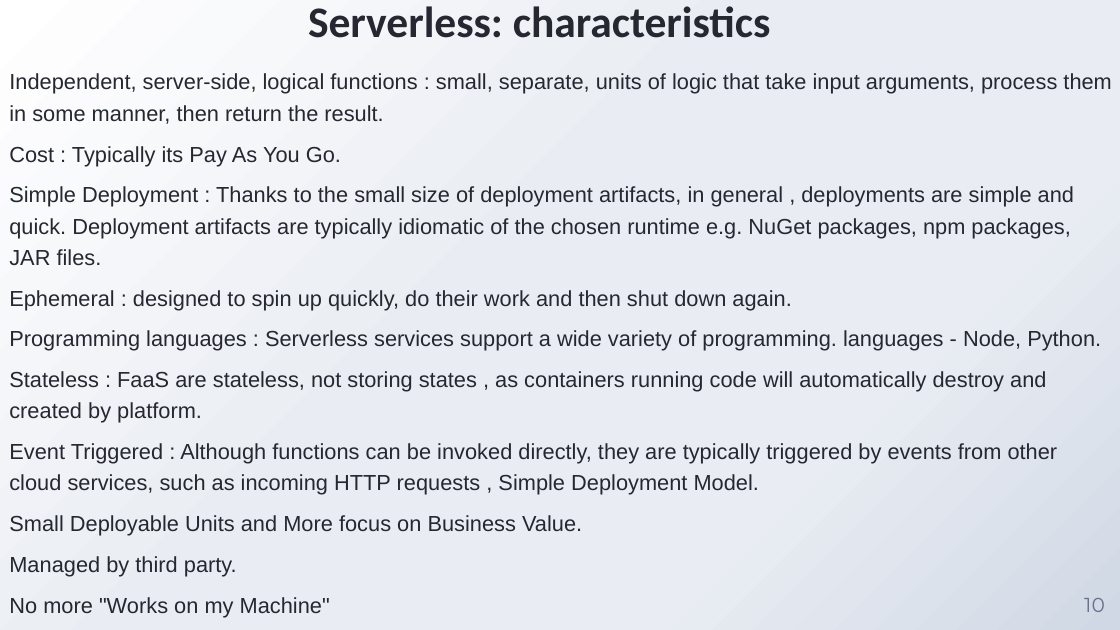
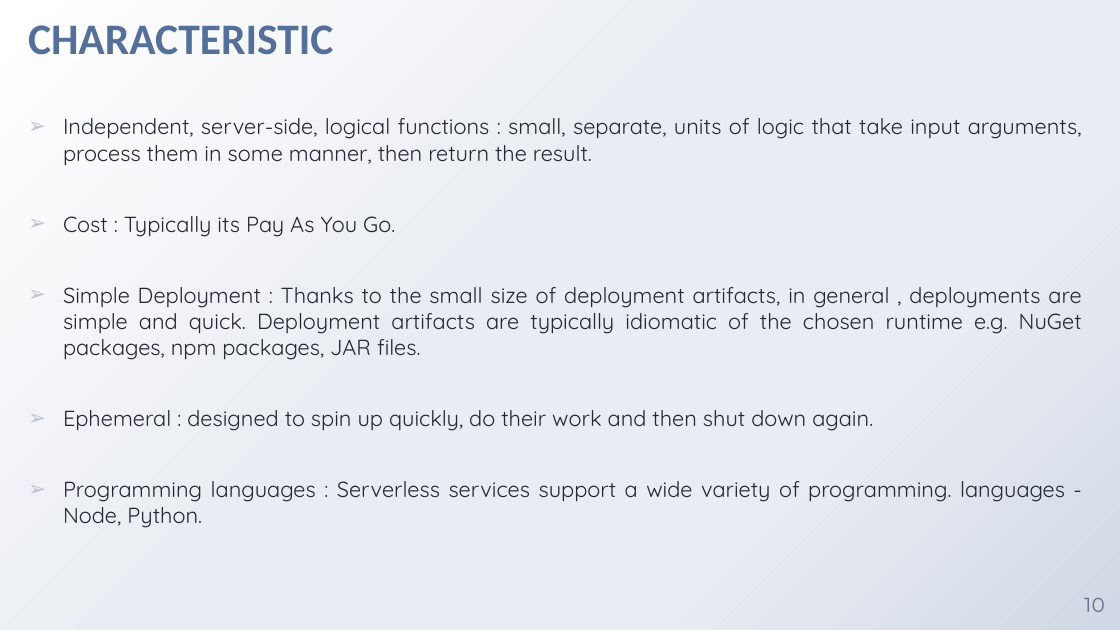
Before and after one commit to chintanBhimani07/unknown, a slide deck: slide 10 of Reports/Seminar-ppt.pptx. Drawn at 1120x630 pixels with LibreOffice and Linux fonts; fonts in the diff are those of the drawing; background and template pictures are left out. Boxes give left, top, right and bottom in pixels: in the first picture for what was removed or moved away, otherwise in the second. Text is boxed around its words. In the diff, an @@ line names an element or a change of style, - is before the commit and + after.

```diff
--- a/Reports/Seminar-ppt.pptx
+++ b/Reports/Seminar-ppt.pptx
@@ title added at [28, 25, 333, 55], 28 pt, text #54709A, bold @@
+CHARACTERISTIC
@@ title removed at [308, 6, 771, 38] @@
-Serverless: characteristics
@@ text "Independent, server-side, logical functions : ...": place and size @@
-text "Independent, server-side, logical functions : ..." at [9, 73, 1111, 617]
+text "Independent, server-side, logical functions : ..." at [63, 118, 1082, 528]
@@ text "Independent, server-side, logical functions : ..." at [63, 118, 1082, 528]: font Arial to Quicksand; alignment left to justified; bullet none to ➢; line spacing 1.2 to 1 @@
@@ text at [9, 371, 1058, 617]: paragraphs removed @@
-Stateless : FaaS are stateless, not storing states , as containers running code will automatically destroy and created by platform.
-Event Triggered : Although functions can be invoked directly, they are typically triggered by events from other cloud services, such as incoming HTTP requests , Simple Deployment Model.
-Small Deployable Units and More focus on Business Value.
-Managed by third party.
-No more "Works on my Machine"
```
Also in this commit, not shown: 17 other slides changed, 1 slide added, 31 other files.
